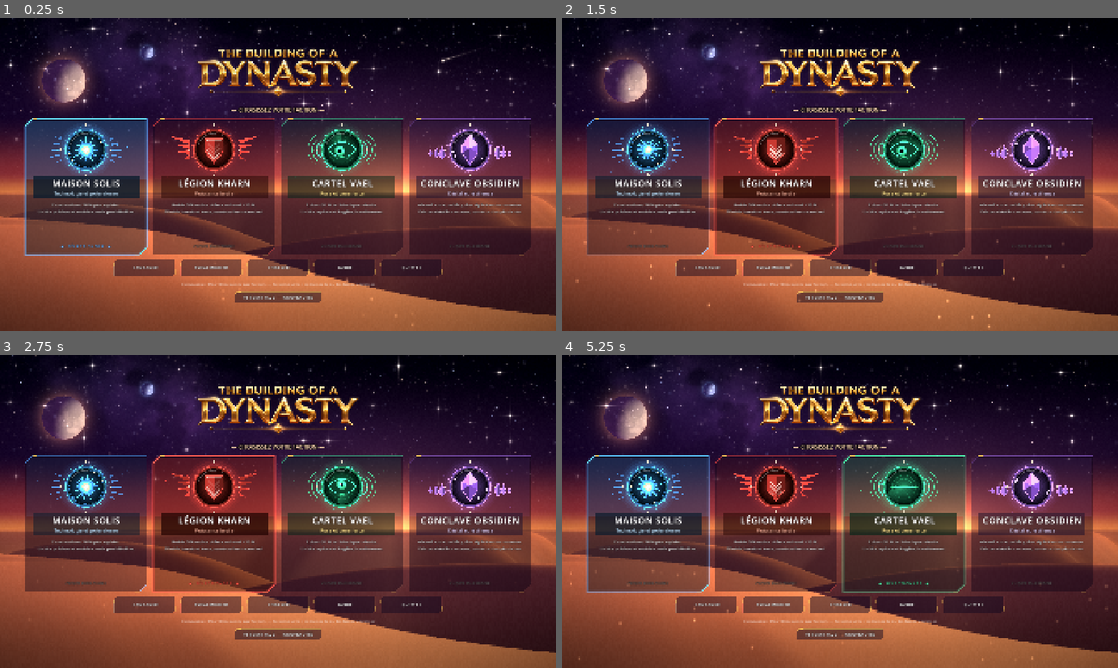
Above: before the commit, frames 1-4 (two rows, left to right).
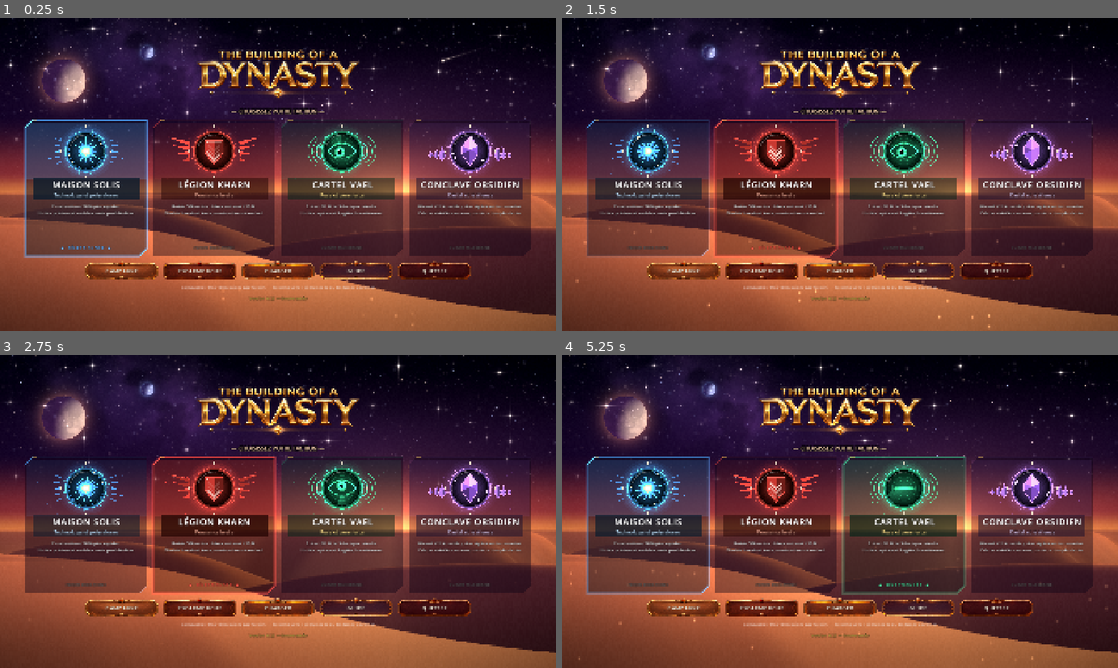
Above: after the commit, the same moments.

Repository: Nydaunvan/dune2-remake
Game: Godot game, scene res://menu.tscn
Same seed, same stepped clock (60 frames per second), same inputs: the game is played once before the commit and once after it.
Inputs (mouse positions are in pixels of both pictures, inside the frame that each line leads up to):
- Up to frame 1 (0.25 s): no input
- Up to frame 2 (1.5 s): tap Enter at 0.5 s; drag from (840, 174) to (895, 105) at 0.52 s; drag from (728, 190) to (812, 237) at 1.27 s
- Up to frame 3 (2.75 s): move the mouse to (333, 442) at 2.02 s; hold Right (ui_right) from 2.03 s (still down); tap U at 2.1 s; click (333, 442) at 2.17 s
- Up to frame 4 (5.25 s): release Right (ui_right) at 2.75 s; drag from (812, 574) to (673, 464) at 2.77 s; move the mouse to (1006, 558) at 3.52 s; hold Left (ui_left) 3.53-4.25 s; hold Shift 3.53-4.25 s; click (1006, 558) at 3.67 s; drag from (673, 464) to (756, 433) at 4.27 s; move the mouse to (867, 511) at 5.02 s; hold Down (ui_down) from 5.03 s (still down); tap P at 5.1 s; click (867, 511) at 5.17 s

The runs differ from the first frame. In frame 1, 13% of the frame differs, in the area x 4-96%, y 9-91%; in frame 2, 13%; in frame 3, 13%; in frame 4, 14%.

Commit message:
Menu d'accueil : boutons illustrés (plaques) avec texte, version/nouveautés en simple texte cliquable
Co-Authored-By: Claude Sonnet 5.5 <noreply@anthropic.com>
Claude-Session: https://claude.ai/code/session_016J9VLX1JshULsfbSsqHF5q

Diff:
--- a/menu.gd
+++ b/menu.gd
@@ -52,34 +52,39 @@
 	btns.add_theme_constant_override("separation", 20)
 	btns.alignment = BoxContainer.ALIGNMENT_CENTER
 	vb.add_child(btns)
-	var campaign := GameUI.NeonButton.new("CAMPAGNE")
+	var campaign := PlateButton.new("CAMPAGNE", 3)
 	campaign.pressed.connect(_open_campaign)
-	var skirmish := GameUI.NeonButton.new("ESCARMOUCHE")
-	skirmish.accent = GameData.MAGENTA
+	var skirmish := PlateButton.new("ESCARMOUCHE", 2)
 	skirmish.pressed.connect(_open_skirmish)
-	var load_btn := GameUI.NeonButton.new("CHARGER")
-	load_btn.accent = GameData.GREEN
+	var load_btn := PlateButton.new("CHARGER", 5)
 	load_btn.pressed.connect(_open_load)
-	var guide_btn := GameUI.NeonButton.new("GUIDE")
-	guide_btn.accent = GameData.AMBER
+	var guide_btn := PlateButton.new("GUIDE", 4)
 	guide_btn.pressed.connect(func() -> void: Guide.open(self, selected))
-	var quit := GameUI.NeonButton.new("QUITTER")
-	quit.accent = GameData.RED
+	var quit := PlateButton.new("QUITTER", 1)
 	quit.pressed.connect(get_tree().quit)
 	for b in [campaign, skirmish, load_btn, guide_btn, quit]:
-		b.custom_minimum_size = Vector2(210, 58)
+		b.custom_minimum_size = Vector2(250, 64)
 		btns.add_child(b)
 
 	_hint = _label("Campagne : 15 à 18 missions par faction — Escarmouche : détruisez la ou les bases adverses", 15,
 			Color(1, 1, 1, 0.55), false)
 	vb.add_child(_hint)
 
-	# Numéro de version cliquable → journal des versions
-	var ver := GameUI.NeonButton.new("VERSION %s — NOUVEAUTÉS" % ChangelogData.current())
-	ver.accent = GameData.GOLD
-	ver.custom_minimum_size = Vector2(300, 38)
-	ver.size_flags_horizontal = Control.SIZE_SHRINK_CENTER
-	ver.pressed.connect(func() -> void: Changelog.open(self))
+	# Numéro de version : simple texte cliquable → journal des versions
+	var ver := Label.new()
+	ver.text = "Version %s — Nouveautés" % ChangelogData.current()
+	ver.horizontal_alignment = HORIZONTAL_ALIGNMENT_CENTER
+	ver.add_theme_font_size_override("font_size", 15)
+	ver.add_theme_color_override("font_color", Color(GameData.GOLD.r, GameData.GOLD.g, GameData.GOLD.b, 0.75))
+	ver.add_theme_color_override("font_outline_color", Color(0, 0, 0, 0.85))
+	ver.add_theme_constant_override("outline_size", 3)
+	ver.mouse_filter = Control.MOUSE_FILTER_STOP
+	ver.mouse_default_cursor_shape = Control.CURSOR_POINTING_HAND
+	ver.mouse_entered.connect(func() -> void: ver.add_theme_color_override("font_color", Color(1, 1, 1, 1)))
+	ver.mouse_exited.connect(func() -> void: ver.add_theme_color_override("font_color", Color(GameData.GOLD.r, GameData.GOLD.g, GameData.GOLD.b, 0.75)))
+	ver.gui_input.connect(func(e: InputEvent) -> void:
+		if e is InputEventMouseButton and e.pressed and e.button_index == MOUSE_BUTTON_LEFT:
+			Changelog.open(self))
 	vb.add_child(ver)
 
 
@@ -487,6 +492,48 @@
 		draw_texture_rect(logo, Rect2((size.x - w) * 0.5, (size.y - h) * 0.5, w, h), false, Color(lum, lum, lum, 1.0))
 
 
+class PlateButton extends Control:
+	## Bouton du menu : plaque illustrée (assets/ui/btnN.png) avec le texte par-dessus.
+	signal pressed
+
+	var text := ""
+	var tex_id := 1
+	var hover_t := 0.0
+	var press_t := 0.0
+	var _hover := false
+
+	func _init(p_text: String, p_tex: int) -> void:
+		text = p_text
+		tex_id = p_tex
+		mouse_filter = Control.MOUSE_FILTER_STOP
+		mouse_default_cursor_shape = Control.CURSOR_POINTING_HAND
+		texture_filter = CanvasItem.TEXTURE_FILTER_LINEAR_WITH_MIPMAPS
+		mouse_entered.connect(func() -> void: _hover = true)
+		mouse_exited.connect(func() -> void: _hover = false)
+
+	func _process(delta: float) -> void:
+		hover_t = move_toward(hover_t, 1.0 if _hover else 0.0, delta * 8.0)
+		press_t = move_toward(press_t, 0.0, delta * 5.0)
+		queue_redraw()
+
+	func _gui_input(event: InputEvent) -> void:
+		if event is InputEventMouseButton and event.pressed and event.button_index == MOUSE_BUTTON_LEFT:
+			press_t = 1.0
+			pressed.emit()
+			accept_event()
+
+	func _draw() -> void:
+		var tex := UiStyle.btn_tex(tex_id)
+		var grow := 3.0 * hover_t - 2.0 * press_t
+		var r := Rect2(Vector2(-grow, -grow * 0.3), Vector2(size.x + grow * 2.0, size.y + grow * 0.6))
+		if tex != null:
+			var k := 1.0 + 0.28 * hover_t - 0.25 * press_t
+			draw_texture_rect(tex, r, false, Color(k, k, k, 1.0))
+		var fs := 17
+		var col := Color(1.0, 0.97, 0.9).lerp(Color.WHITE, hover_t)
+		UiStyle.text(self, Vector2(0, size.y * 0.56 + fs * 0.36), text, fs, col, true, HORIZONTAL_ALIGNMENT_CENTER, size.x)
+
+
 class FactionCard extends Control:
 	signal chosen(id: String)
 
--- a/ui_style.gd
+++ b/ui_style.gd
@@ -89,6 +89,21 @@
 	return _logo
 
 
+## Plaques des boutons du menu d'accueil (assets/ui/btn1..5.png, fond transparent).
+static var _btn_tex := {}
+static func btn_tex(i: int) -> Texture2D:
+	if not _btn_tex.has(i):
+		var path := "res://assets/ui/btn%d.png" % i
+		if ResourceLoader.exists(path):
+			_btn_tex[i] = load(path)
+		else:
+			var img := Image.load_from_file(ProjectSettings.globalize_path(path))
+			if img != null:
+				img.generate_mipmaps()
+				_btn_tex[i] = ImageTexture.create_from_image(img)
+	return _btn_tex.get(i)
+
+
 static func body_font() -> Font:
 	if _body == null:
 		_body = FontVariation.new()
Binary file added: assets/ui/btn1.png
Binary file added: assets/ui/btn2.png
Binary file added: assets/ui/btn3.png
Binary file added: assets/ui/btn4.png
Binary file added: assets/ui/btn5.png
